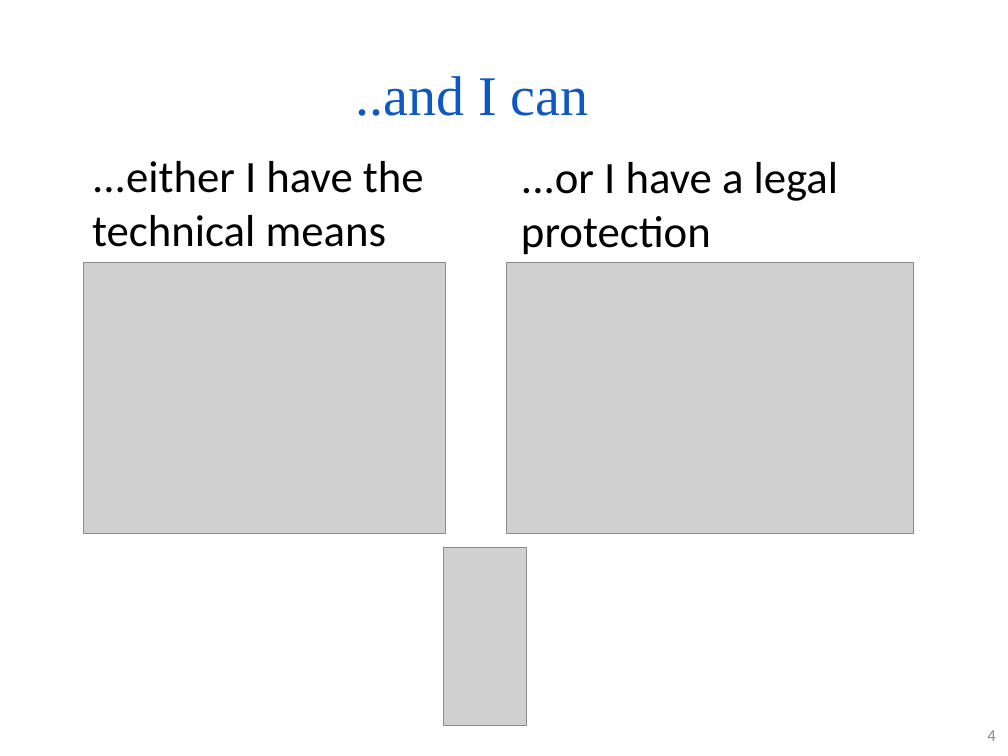
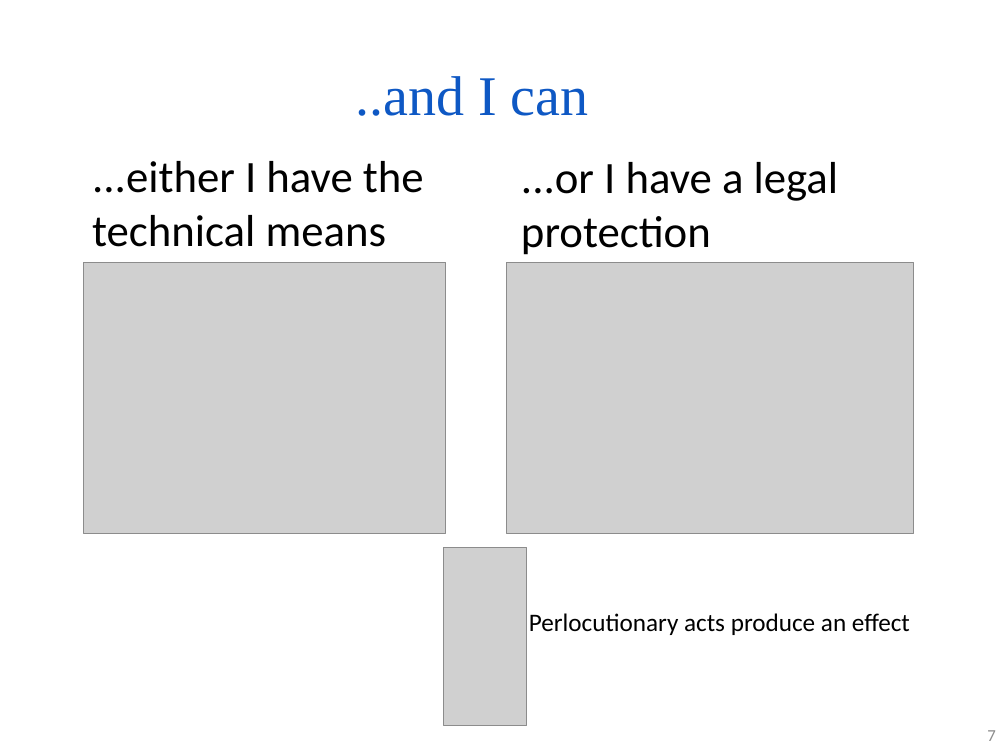
Before and after one commit to PoTr-KNoWS/odrl-tutorial, a slide deck: slide 7 of presentations/2026.05.10 Introduction to policies, policy languages and ODRL (Víctor).pptx (slide 4 before the commit). Drawn at 1008x756 pixels with LibreOffice and Linux fonts; fonts in the diff are those of the drawing; grey boxes stand for pictures; background and template pictures are left out. Boxes give left, top, right and bottom in pixels: in the first picture for what was removed or moved away, otherwise in the second. Text is boxed around its words. In the diff, an @@ line names an element or a change of style, - is before the commit and + after.

```diff
--- a/presentations/2026.05.10 Introduction to policies, policy languages and ODRL (Víctor).pptx
+++ b/presentations/2026.05.10 Introduction to policies, policy languages and ODRL (Víctor).pptx
@@ text added at [529, 613, 910, 635], 18 pt, text #000000 @@
+Perlocutionary acts produce an effect
@@ page number at [987, 730, 995, 741]: text changed @@
-4
+7
```
Also in this commit, not shown: 15 other slides changed, 40 slides added, 2 slides removed.
